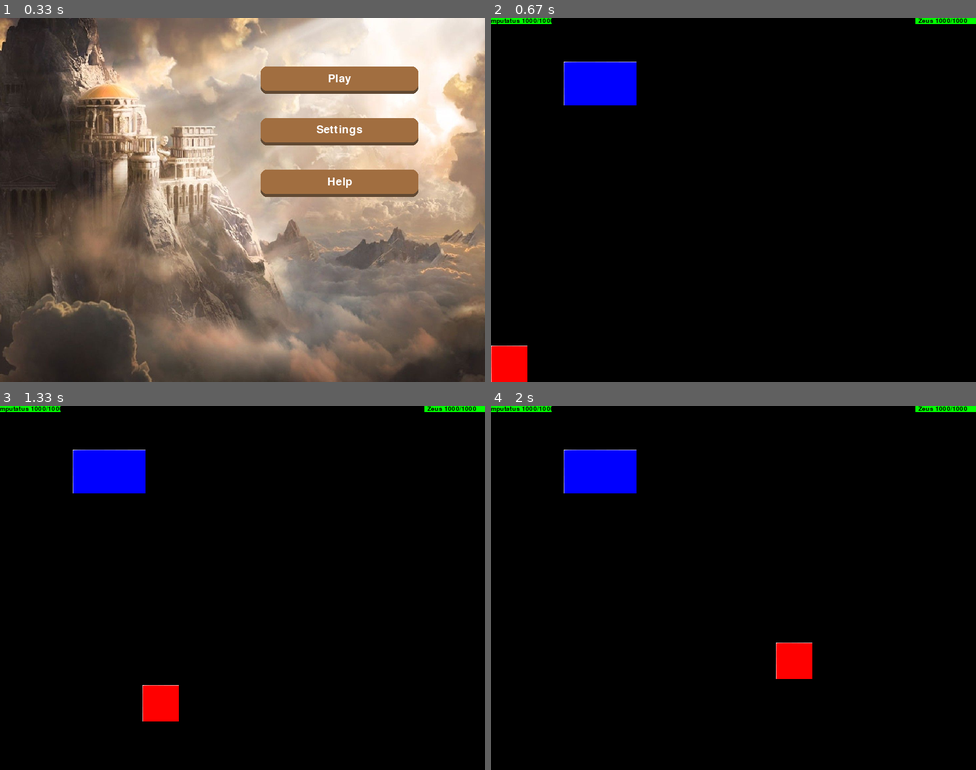
Above: before the commit, frames 1-4 (two rows, left to right).
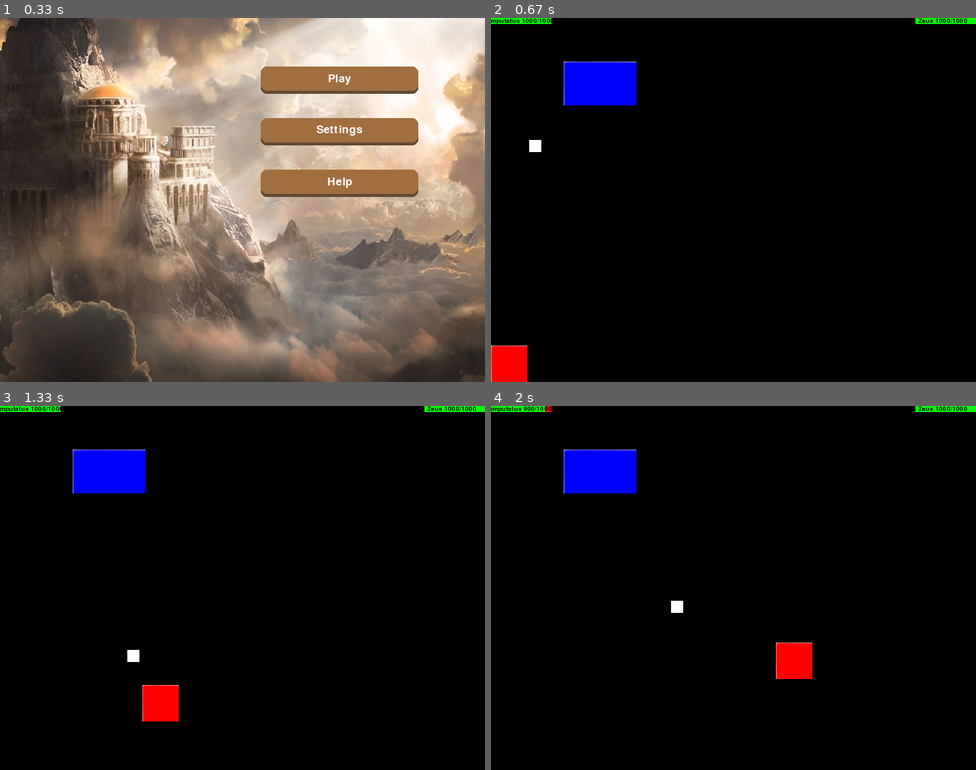
Above: after the commit, the same moments.

Repository: RodrigoSdeCarvalho/Project-Zeus-Pygame
Game: pygame game, started from prototipo/Game.py
Same seed, same stepped clock (60 frames per second), same inputs: the game is played once before the commit and once after it.
Inputs (mouse positions are in pixels of both pictures, inside the frame that each line leads up to):
- Up to frame 1 (0.33 s): no input
- Up to frame 2 (0.67 s): click "Play" at 0.38 s
- Up to frame 3 (1.33 s): hold D 0.67-1.13 s; move the mouse to (223, 602) at 0.7 s; hold W from 1.17 s (still down)
- Up to frame 4 (2 s): release W at 1.47 s; hold D 1.5-1.97 s

Frame 1 is identical in both runs. In frame 2, less than 0.1% of the frame differs, in the area x 7-11%, y 33-37%; in frame 3, less than 0.1%; in frame 4, 0.2%, in the area x 0-40%, y 0-57%.

Commit message:
Creating Zeus Thunder Skill

Diff:
--- a/prototipo/GameLogic/Characters/Boss.py
+++ b/prototipo/GameLogic/Characters/Boss.py
@@ -19,6 +19,7 @@
         self.__speed = speed
         self.__jump_height = jump_height
         self.__sprites = sprites
+
     @property
     def x_position(self):
         return self.__x_position
--- a/prototipo/GameLogic/Characters/Skill.py
+++ b/prototipo/GameLogic/Characters/Skill.py
@@ -1,12 +1,14 @@
 import pygame
 
 class Skill:
-    def __init__(self, name: str, damage: int, sprite: list, x_position, y_position):
+    def __init__(self, name: str, damage: int, sprite: list, x_position, y_position, hitbox_x, hitbox_y):
         self.__name = name
         self.__damage = damage
         self.__sprite = sprite
         self.__x_position = x_position
         self.__y_position = y_position
+        self.__hitbox_x = hitbox_x
+        self.__hitbox_y = hitbox_y
 
     @property
     def name(self):
@@ -48,9 +50,36 @@
     def y_position(self, y_position):
         self.__y_position = y_position
 
+    @property
+    def hitbox_x(self):
+        return self.__hitbox_x
+
+    @hitbox_x.setter
+    def hitbox_x(self, hitbox_x):
+        self.__hitbox_x = hitbox_x
+
+    @property
+    def hitbox_y(self):
+        return self.__hitbox_y
+
+    @hitbox_y.setter
+    def hitbox_y(self, hitbox_y):
+        self.__hitbox_y = hitbox_y
+
     def attack(self, target):
         if target.health > 0:
             target.health -= self.damage
 
-    def thunder(self, target):
-        pass
+    def move(self, target):
+        x_destination = 0
+        y_destination = 0
+
+        if self.x_position < target.x_position:
+            self.x_position += 3
+        elif self.x_position > target.x_position:
+            self.x_position -= 3
+
+        if self.y_position < target.y_position:
+            self.y_position += 3
+        elif self.y_position > target.y_position:
+            self.y_position -= 3
--- a/prototipo/GameLogic/Stage/Stage.py
+++ b/prototipo/GameLogic/Stage/Stage.py
@@ -25,20 +25,21 @@
 
         self.__index = self.__level - 1
 
-        self.__skills = []
+        self.__skills = [Skill("hit", 10, '', Player.x_position, Player.y_position, 0, 0),
+                            Skill("thunder", 100, '', 0, 0, 20, 20)]
 
         self.__weapons = []
 
         self.__minions = []
 
         self.__players = [Player("Computatus", ["prototipo\Images\square.png"], 1000,
-                                 1000, 0, 540, 60, 60, 5, 150, Skill("hit", 10, '', Player.x_position, Player.y_position),
+                                 1000, 0, 540, 60, 60, 5, 150, self.skills[0],
                                  Weapon(10, ''), 100, 100, 0, surface)]
 
         '''Adicionar mais players  aqui'''
 
         self.__bosses = [Boss("Zeus", ["prototipo\Images\zeus.png"], 1000,
-                     1000, 120, 72, 120, 72, 1, 150, Skill("thunder", 10, '', Boss.x_position, Boss.y_position),
+                     1000, 120, 72, 120, 72, 1, 150, self.skills[1],
                      Weapon(10, ''), 20, 60)]
 
         self.__platforms = [Platform(0, 0, 600, 1, (0, 0, 0))]
@@ -106,6 +107,7 @@
     #                           object.hitbox_x, object.hitbox_y,
     #                           object.x_position, object.y_position)
 
+    #alterar
     def draw_player(self, object):
         self.window.draw_scaled_image("prototipo\Images\square.png",
                     object.hitbox_x, object.hitbox_y,
@@ -115,6 +117,11 @@
         self.window.draw_scaled_image("prototipo\Images\qlue.png",
                 object.hitbox_x, object.hitbox_y,
                 object.x_position, object.y_position)
+
+    def draw_skill(self, object, x, y):
+        self.window.draw_scaled_image("prototipo\Images\white.jpg",
+                object.hitbox_x, object.hitbox_y,
+                x, y)
 
     def write_on_display(self,text, size, pos):
         largeText = pygame.font.Font('freesansbold.ttf', size)
@@ -152,7 +159,6 @@
             return False
 
         return True
-
 
 
     def start(self):
@@ -169,6 +175,8 @@
         pygame.display.update()
 
         clock = 0
+        boss_skill_run = True
+
         while play:
             for event in pygame.event.get():
                 if event.type == pygame.QUIT:
@@ -187,7 +195,7 @@
                 player.y_position += player.speed
 
             if keys[pygame.K_w] and player.y_position >= 0:
-                player.y_position -= 5
+                player.y_position -= player.speed
 
             if keys[pygame.K_LSHIFT]:
                 player.speed = 10
@@ -199,17 +207,25 @@
                 if self.collision(player, boss):
                     player.skill.attack(boss)
 
-            #if clock % (60 * 8):
-                #thunder = True
-                #self.window.draw_scaled_image("prototipo\Images\shunder.png", 10, 15, boss.x_position, boss.y_position)
-
-
             self.window.display.fill((0, 0, 0))
             self.status(boss, [700, 0])
             self.status(player, [0,0])
 
             if boss.health > 0:
                 self.draw_boss(boss)
+                if player.health > 0:
+                    if clock % (60 * 3) and boss_skill_run == True:
+                        self.draw_skill(boss.skill, boss.skill.x_position, boss.skill.y_position)
+                        boss.skill.move(player)
+                        if self.collision(boss.skill, player):
+                            boss.skill.attack(player)
+                            boss_skill_run = False
+                    else:
+                        boss_skill_run = True
+                        clock = 0
+                        boss.skill.x_position = boss.x_position
+                        boss.skill.y_position = boss.y_position + boss.hitbox_y
+
 
             if player.health > 0:
                 self.draw_player(player)
Binary file added: prototipo/Images/white.jpg
